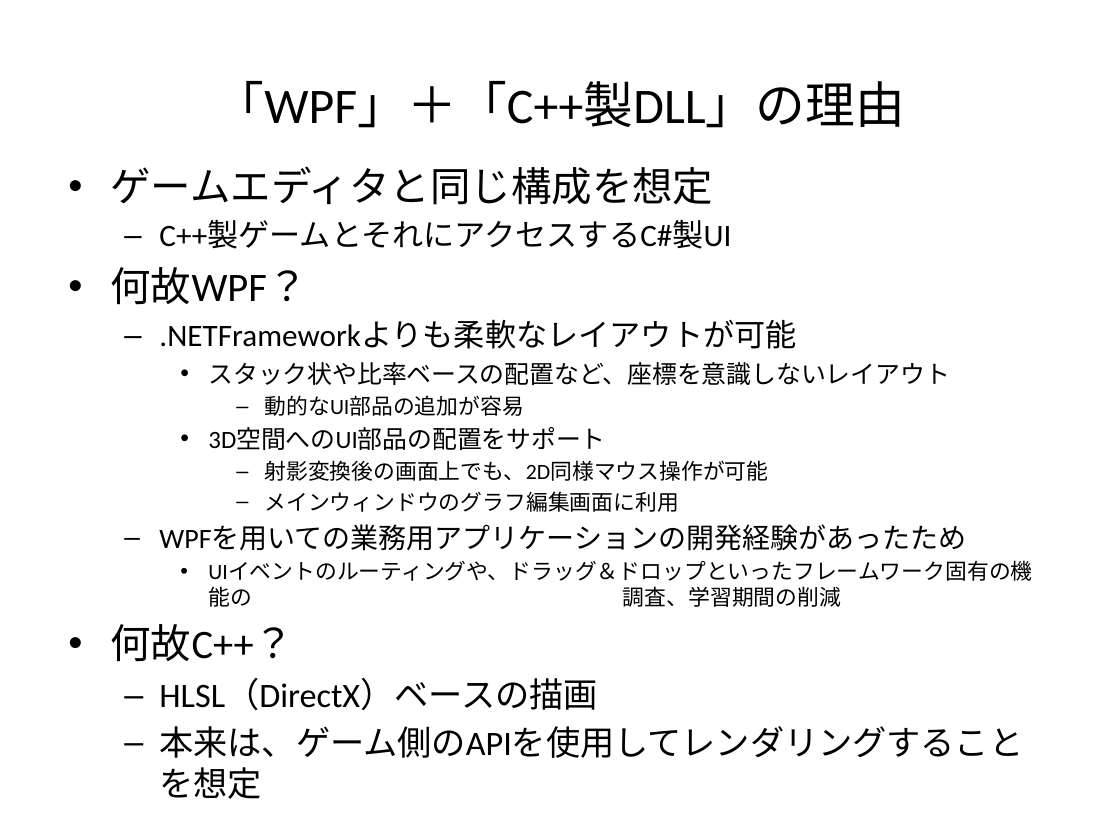
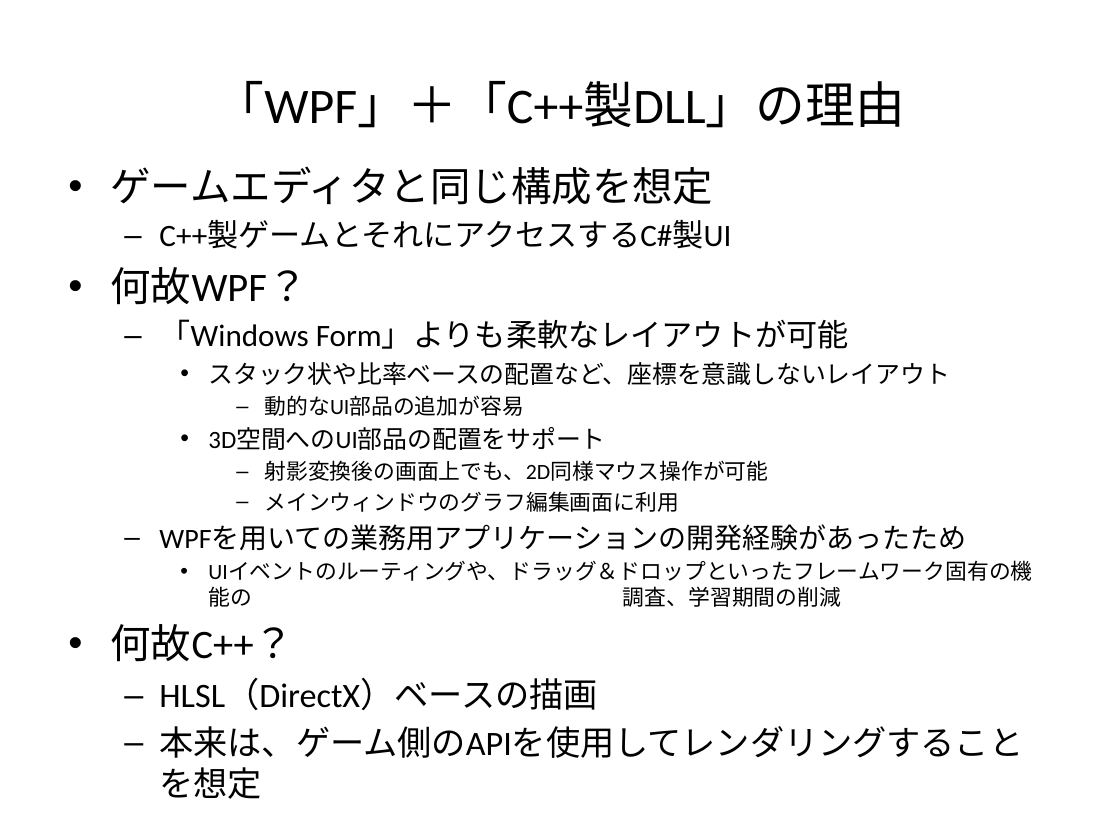
Before and after one commit to larrson/metashader, a slide deck: slide 3 of doc/メタシェーダ設計.pptx. Drawn at 1120x840 pixels with LibreOffice and Linux fonts; fonts in the diff are those of the drawing. Boxes give left, top, right and bottom in pixels: in the first picture for what was removed or moved away, otherwise in the second. Text is boxed around its words. In the diff, an @@ line names an element or a change of style, - is before the commit and + after.

```diff
--- a/doc/メタシェーダ設計.pptx
+++ b/doc/メタシェーダ設計.pptx
@@ text at [159,319,849,349]: text changed @@
-  – .NETFrameworkよりも柔軟なレイアウトが可能
+  – 「Windows Form」よりも柔軟なレイアウトが可能
```
Also in this commit, not shown: 1 other slide changed, 2 other files.
